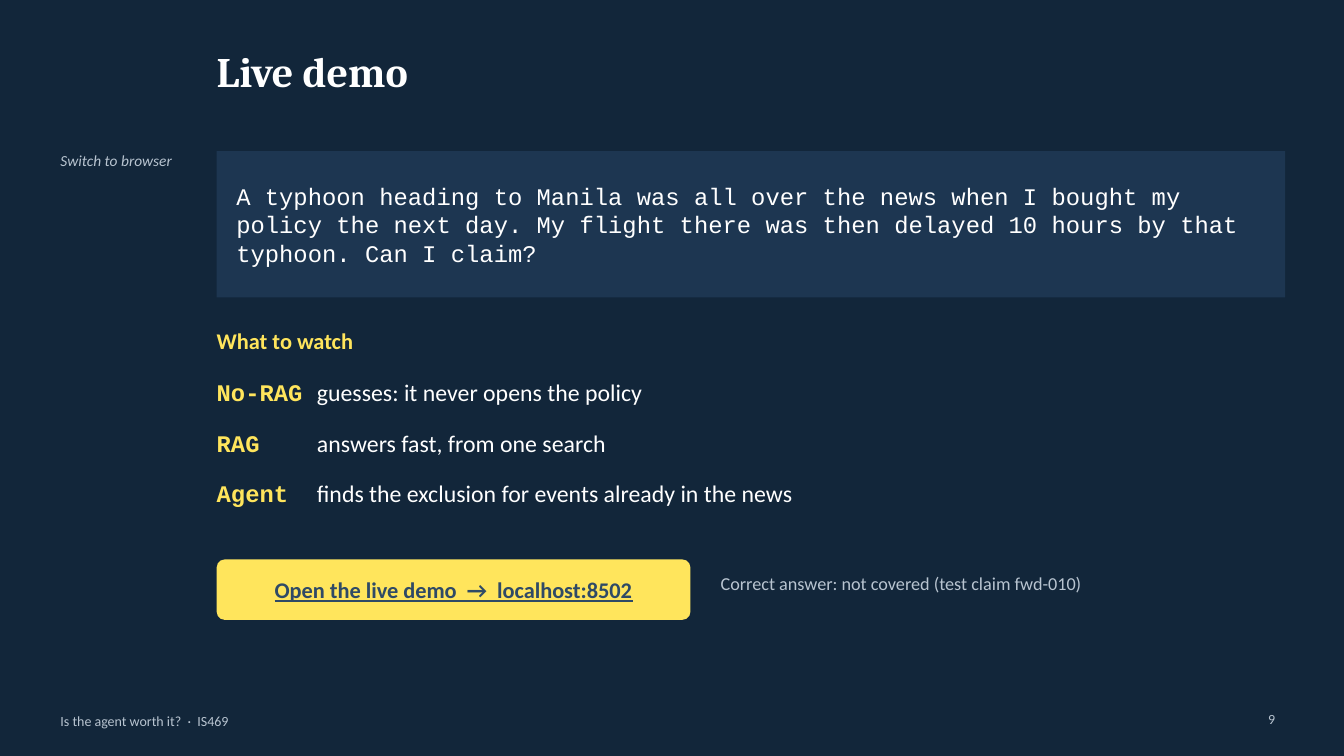
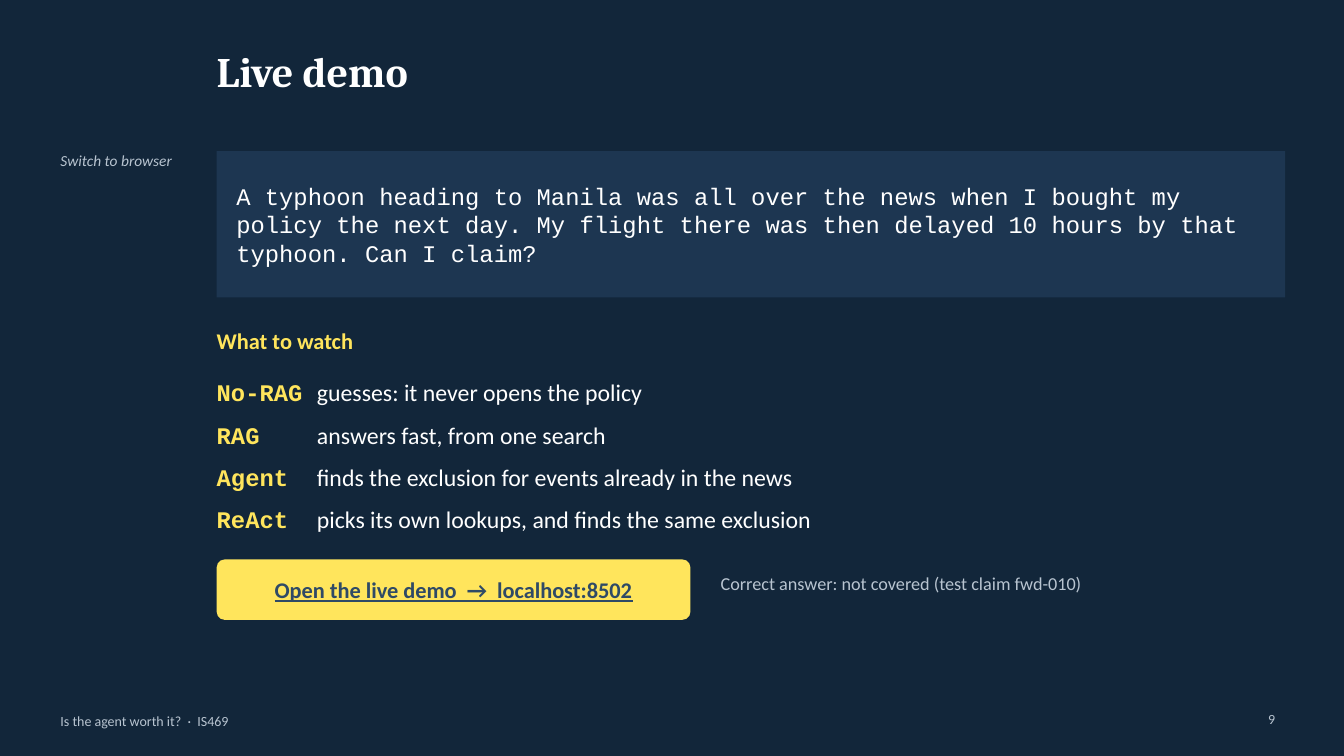
Before and after one commit to yezhan58-oss/insurance_policy_checker-rag, a slide deck: slide 9 of docs/IS469_presentation.pptx. Drawn at 1344x756 pixels with LibreOffice and Linux fonts; fonts in the diff are those of the drawing. Boxes give left, top, right and bottom in pixels: in the first picture for what was removed or moved away, otherwise in the second. Text is boxed around its words. In the diff, an @@ line names an element or a change of style, - is before the commit and + after.

Commit message:
Demo: ReAct as a fourth method (live, plus saved test-run answers); slide 9 and script updated

```diff
--- a/docs/IS469_presentation.pptx
+++ b/docs/IS469_presentation.pptx
@@ text "RAG answers fast, from one ...": place and size @@
-text "RAG answers fast, from one ..." at (217,435,605,455)
+text "RAG answers fast, from one ..." at (217,427,605,447)
@@ text "Agent finds the exclusion for ...": place and size @@
-text "Agent finds the exclusion for ..." at (217,485,792,507)
+text "Agent finds the exclusion for ..." at (217,469,792,491)
@@ text added at (217,511,810,532), 17 pt, text #FFFFFF @@
+ReAct picks its own lookups, and finds the same exclusion
```
Also in this commit, not shown: 3 other files.
